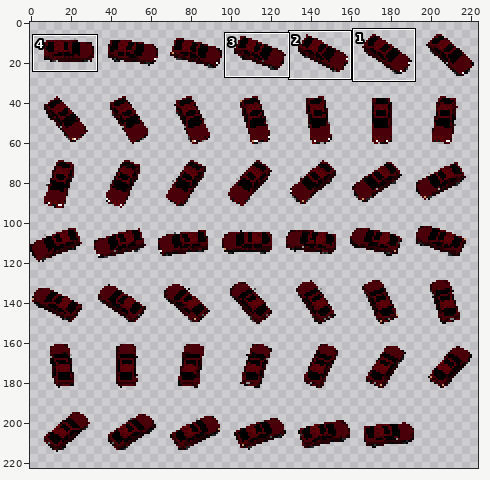
Sprite sheet, stored at public/cars/bemdablju/red/sprites.png. Above, an overview of the earlier version with the close-up marked.
Close-up. First the earlier version:
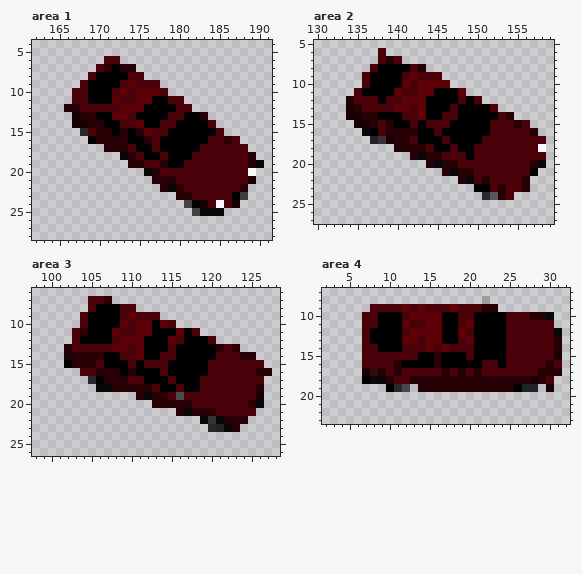
The file is 224x224 pixels. Colours within 5 levels of each other are drawn and written as one. Shown: area 1: x 162..191, y 4..28; area 2: x 130..159, y 5..27; area 3: x 98..128, y 6..26; area 4: x 2..32, y 7..23. The wide view leaves out empty margins. The commit also changed other parts of the picture, which this record leaves out.
The same view after the edit:
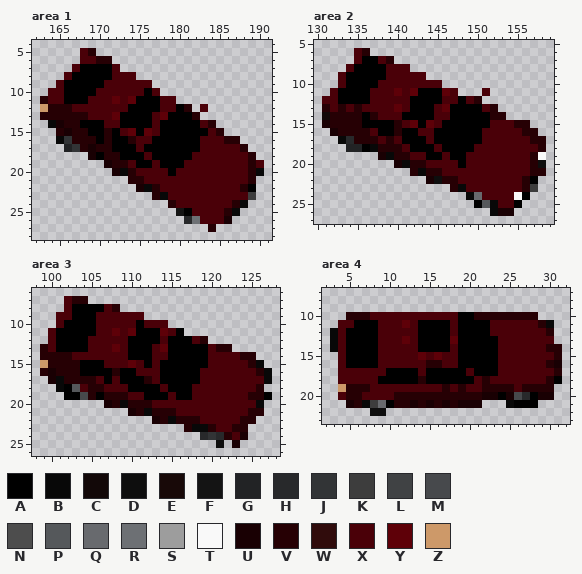
Palette (. is transparent): A #000000  B #080808  C #120808  D #0e0e0e  E #180908  F #141414  G #222325  H #28292b  J #323436  K #3d3d3d  L #404244  M #47494c  N #4d4d4d  P #55585b  Q #686a6e  R #6d7074  S #9d9d9d  T #f9f9f9  U #190003  V #260004  W #300c0c  X #4a0008  Y #5e0008  Z #cd9969
Diff:
Changed rows in their new state; - is an unchanged pixel.
Area 1:
first column x 163:
 5 -----XV---------------------
 6 -----XXVV.------------------
 7 ----XAAAAX..----------------
 8 ---XAAA--XX-.---------------
 9 --XAAA--XX-X--.-------------
10 -XXAAA-XX-X-XAX.------------
11 VXXAAAXXX--YAA-X-.----------
12 ZVV-X-----XAA--XXAV-X-------
13 VVVVV-XXX-AA--XYAA-V.-------
14 -BUVVAAAXXAAA-XAA---XV------
15 --VUVVAA--XYA--A-----XV-----
16 --BJVVVA-AAVXXA-----X---V---
17 ---GJVUV-AAAX-A----------V--
18 ------UAVVAAAX-A------------
19 --------UVVXAA-A-----------X
20 ---------UBVXXX-A---------VB
21 -----------VVXXXX---------V-
22 ------------UBVXXX--------A-
23 --------------VBXXX-----XXK-
24 ----------------VXXXX-X-VB--
25 -----------------FAXXXXVB---
26 ------------------HRXXXU----
27 ---------------------V------
Area 2:
first column x 131:
 6 ----XV-.--------------------
 7 ----XAA--.------------------
 8 ---XAAA-XXX..---------------
 9 --XAAA--XX-X-..-------------
10 --XAAA-XXXX-XXX.------------
11 -XAAA-XXX--YAA-YX.--X-------
12 XXAAAA-X--XAA--XXAXV--------
13 VXVX------XAA-XYA---XV------
14 CVVVVA-XXXAAA-X-A----VV.----
15 UVVVVAAAAVXY-Y-A---------V--
16 -UVVVVXAA-AAXXA-----X----V--
17 --BHVVVXVXAA-X-A----------VV
18 ---GGABVV-XAAAX-A----------V
19 -------UBVVXXAA-AAX-------VT
20 ---------UBVVXXXXA---------D
21 -----------VBVVXXXX-------VV
22 -------------UDVVXX-X-----A-
23 ----------------VBXXX-X---K-
24 ------------------BQXXX-TA--
25 -------------------APBXXA---
26 ---------------------BUU----
Area 3:
first column x 99:
 7 ---XVV...--------------------
 8 ---XAAA-XV..-----------------
 9 --XXAA-XXX-X-..--------------
10 --XAAA-XXXX-AXXX.------------
11 -XAAAA-XX--YAA-YXA..---------
12 -XAAA-XXX-XAA--XAA-XV.-------
13 VXAAAA----XAA-XYA----X-V.----
14 VVVVXXXXXX-AA-X-A----X-------
15 ZVVV-AAAXXXYXA-A----------VB-
16 VUVVVAAAA--AXXXA----X-------B
17 -UBVVVVXAXAAAVX-A-----------B
18 --BAPXVVXXXAAAAX-A-X---------
19 ---AAMVAVVVXXAAA-AA-------VVA
20 --------UVBVVVXXXXX-------X--
21 -----------UVBVVVXXXXX----VV-
22 --------------UVBVVVXXXXX-V--
23 ------------------VBBVXX-V---
24 --------------------HJHVXU---
25 ----------------------D-U----
Area 4:
first column x 3:
 8 -------------------.---------
 9 -----................--------
10 --VVV-XXX-XXXXXXAAVVVVVVV-..-
11 -XXAAAXXX--AAA-XAA--XX----VB-
12 BXAAA-XXX-XAAA-XAA--XX-----V.
13 BXAAA-XXX-XAAA-YAA---X------.
14 BXAAAAXXX--AAAA-AA---X-----V-
15 -XAAAA-----YXYXX-A---X------V
16 -XAAAA--XXXXV-XX---AAX------U
17 -XXXXXXAAAA-AAAAA-AAA-----XX-
18 -XXXXXAAAAA-AAAAAAX-XXXXXXXVA
19 -ZVVVXXXXXXXXX-X-XX----XVVVV-
20 -XVVXXXXVVVVVVVVVVVUUAUMHAUU-
21 --UVBKQAVVUVUVUVUUU---BAAA---
22 -----DD----------------------
Where, in picture pixels (left, top, right, bottom), the same in both close-ups:
changed: (40, 48, 264, 232)
changed: (322, 48, 546, 216)
changed: (40, 296, 272, 448)
changed: (330, 296, 562, 416)
